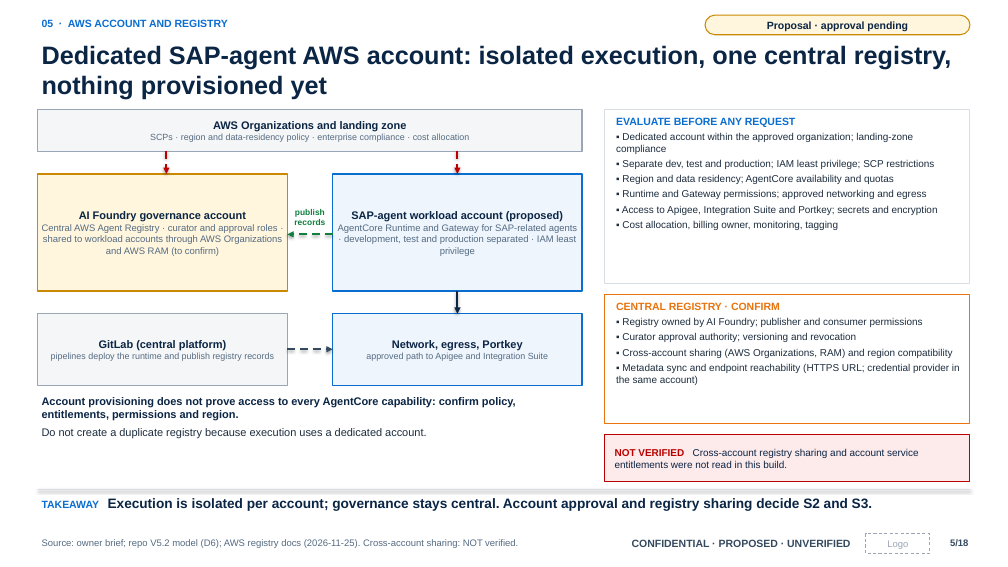
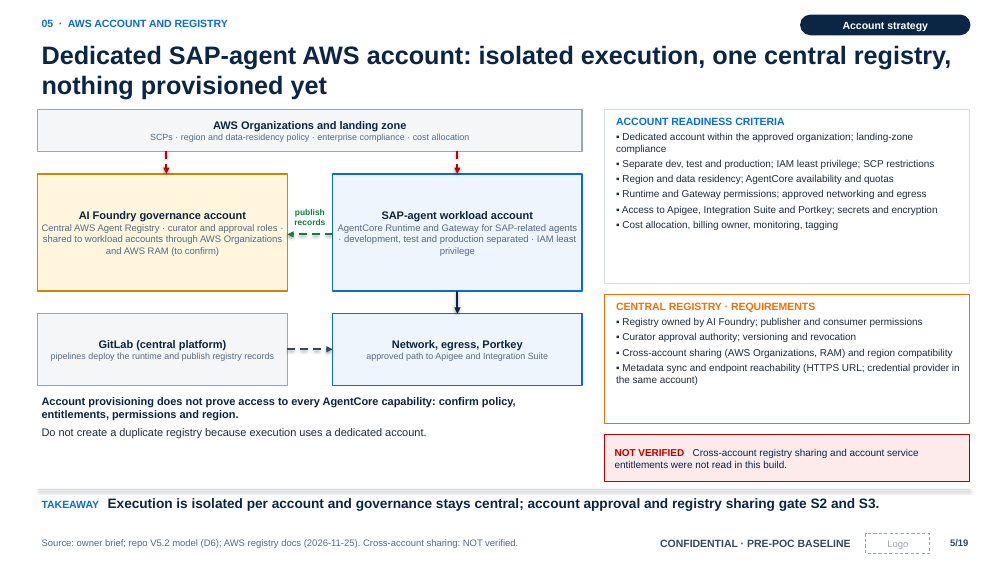
Before and after one commit to Iam-PrasadDeshpande/finance-reconciliation-agent, a slide deck: slide 5 of docs/Enterprise_AI_Foundation_Governance_V5_2.pptx. Drawn at 1008x567 pixels with LibreOffice and Linux fonts; fonts in the diff are those of the drawing. Boxes give left, top, right and bottom in pixels: in the first picture for what was removed or moved away, otherwise in the second. Text is boxed around its words. In the diff, an @@ line names an element or a change of style, - is before the commit and + after.

```diff
--- a/docs/Enterprise_AI_Foundation_Governance_V5_2.pptx
+++ b/docs/Enterprise_AI_Foundation_Governance_V5_2.pptx
@@ rounded rectangle "Account strategy": place and size @@
-rounded rectangle "Account strategy" at bbox=[705, 15, 969, 35]
+rounded rectangle "Account strategy" at bbox=[801, 15, 970, 35]
@@ rounded rectangle "Account strategy" at bbox=[801, 15, 970, 35]: fill #FFF6DD to #0B2545; outline #C98A00 1 pt to #0B2545 1 pt @@
@@ text in rounded rectangle at bbox=[843, 21, 928, 31]: text changed; text colour #0B2545 to #FFFFFF @@
-Proposal · approval pending
+Account strategy
@@ text at bbox=[616, 117, 784, 125]: text changed @@
-EVALUATE BEFORE ANY REQUEST
+ACCOUNT READINESS CRITERIA
@@ text in rectangle at bbox=[382, 211, 533, 222]: text changed @@
-SAP-agent workload account (proposed)
+SAP-agent workload account
@@ text at bbox=[616, 302, 815, 312]: text changed @@
-CENTRAL REGISTRY · CONFIRM
+CENTRAL REGISTRY · REQUIREMENTS
@@ text at bbox=[42, 498, 879, 511]: text changed @@
-TAKEAWAY Execution is isolated per account; governance stays central. Account approval and registry sharing decide S2 and S3.
+TAKEAWAY Execution is isolated per account and governance stays central; account approval and registry sharing gate S2 and S3.
@@ text at bbox=[660, 539, 851, 547]: text changed @@
-CONFIDENTIAL · PROPOSED · UNVERIFIED
+CONFIDENTIAL · PRE-POC BASELINE
```
Also in this commit, not shown: 17 other slides changed, 1 slide added, 2 other files.
